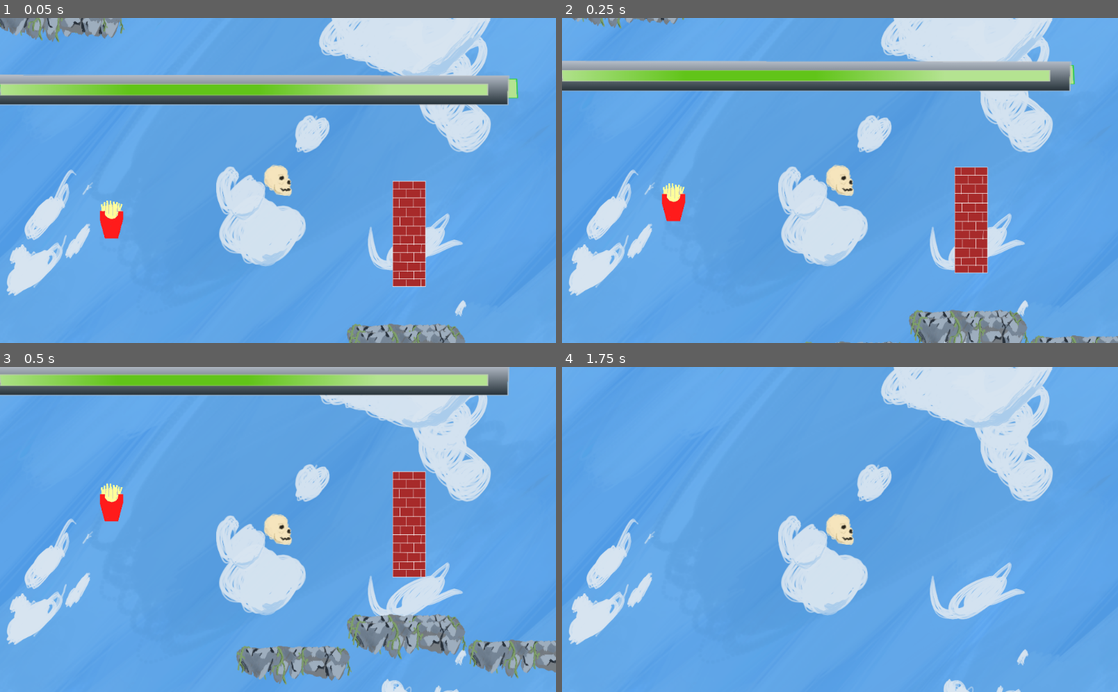
Above: before the commit, frames 1-4 (two rows, left to right).
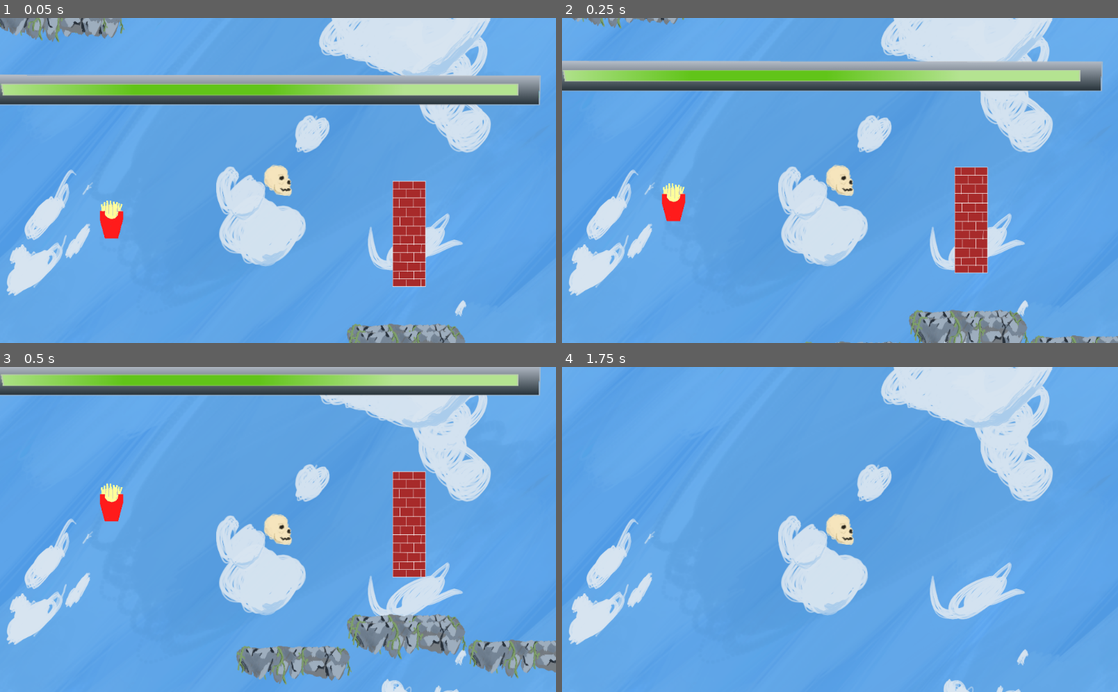
Above: after the commit, the same moments.

Repository: 4X3L/sky-high
Game: Godot game, scene res://Game.tscn
Two runs of this game, one before a commit and one after it. Both use one fixed random seed, a clock stepped at 60 frames per second and the inputs below.
Inputs (mouse positions are in pixels of both pictures, inside the frame that each line leads up to):
- Up to frame 1 (0.05 s): no input
- Up to frame 2 (0.25 s): no input
- Up to frame 3 (0.5 s): no input
- Up to frame 4 (1.75 s): move the mouse to (962, 513) at 0.52 s; press the mouse at (962, 513) at 0.53 s; move the mouse to (728, 545) at 1.27 s; release the mouse at (728, 545) at 1.28 s; click (728, 545) at 1.35 s

The runs differ from the first frame. In frame 1, 0.7% of the frame differs, in the area x 0-98%, y 17-27%; in frame 2, 0.7%, in the area x 0-98%, y 13-23%; in frame 3, 0.7%; in frame 4, nothing differs.

Commit message:
Healthbar is fully up to date

Diff:
--- a/HealthBar.tscn
+++ b/HealthBar.tscn
@@ -8,13 +8,13 @@
 script = ExtResource( 1 )
 
 [node name="Inner" type="Sprite" parent="."]
-position = Vector2( -26, -14 )
-scale = Vector2( 1.08225, 0.621739 )
+position = Vector2( -5, -14 )
+scale = Vector2( 1.12446, 0.621739 )
 texture = ExtResource( 3 )
 centered = false
 
 [node name="Outer" type="Sprite" parent="."]
 position = Vector2( -47, -15 )
-scale = Vector2( 1.03916, 0.505882 )
+scale = Vector2( 1.0984, 0.505882 )
 texture = ExtResource( 2 )
 centered = false
